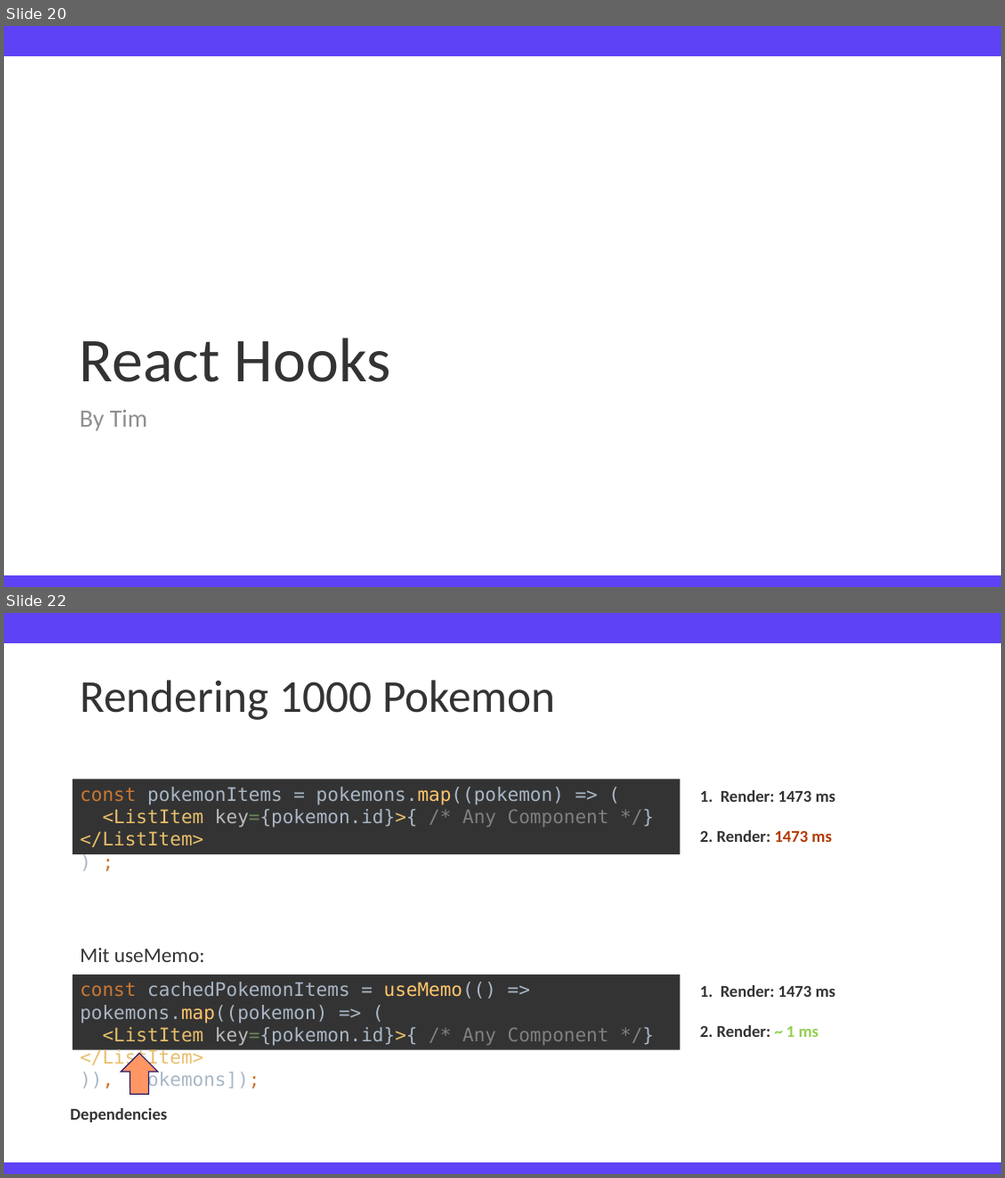
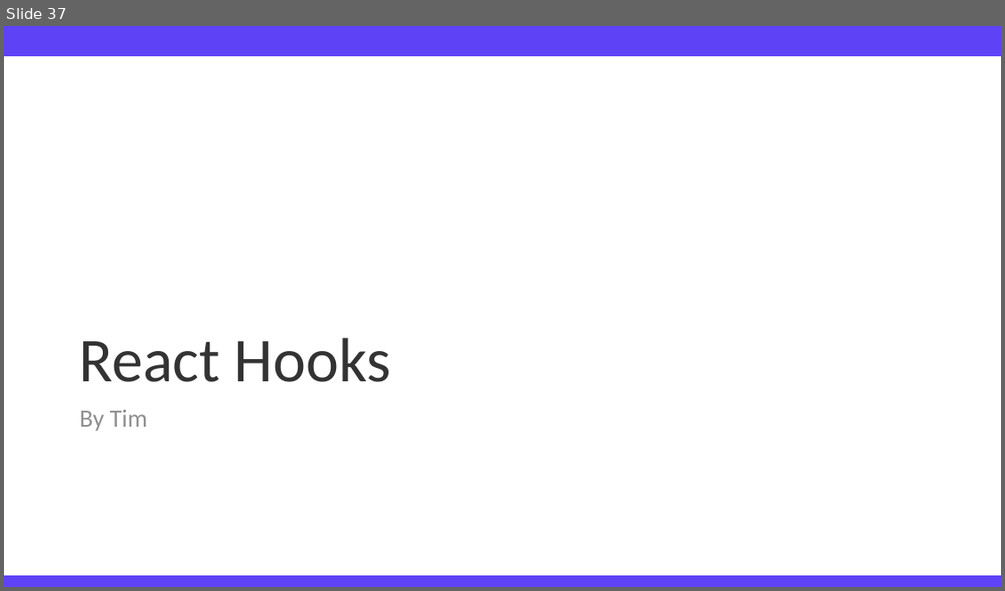
Before and after one commit to TimFehrmannAclue/techlabor_trainings_react_advanced, a slide deck: training_react_advanced.pptx. Shown one above the other, each under a label of ours: slides 20 and 22 before the commit, slide 37 after it; the slides between them are not shown. The pictures are 1005x1178 and 1005x591 pixels, drawn with LibreOffice and Linux fonts; fonts in the diff are those of the drawing; background and template pictures are left out. Boxes give left, top, right and bottom in pixels: in the first picture for what was removed or moved away, otherwise in the second. Text is boxed around its words. In the diff, an @@ line names an element or a change of style, - is before the commit and + after.

```diff
--- a/training_react_advanced.pptx
+++ b/training_react_advanced.pptx
@@ slide 22 removed at (4, 613, 1001, 1174), background #FFFFFF; not listed: 2 template elements that a slide beside it also shows @@
@@ title removed at (80, 680, 556, 720) @@
-Rendering 1000 Pokemon
@@ rectangle removed at (73, 779, 680, 854) @@
-const pokemonItems = pokemons.map((pokemon) => (
-<ListItem key={pokemon.id}>{ /* Any Component */}</ListItem>
-) ;
@@ text removed at (700, 790, 836, 802) @@
-1. Render: 1473 ms
@@ text removed at (700, 830, 832, 842) @@
-2. Render: 1473 ms
@@ text removed at (80, 948, 205, 962) @@
-Mit useMemo:
@@ rectangle removed at (73, 974, 680, 1050) @@
-const cachedPokemonItems = useMemo(() => pokemons.map((pokemon) => (
-<ListItem key={pokemon.id}>{ /* Any Component */}</ListItem>
-)), [pokemons]);
@@ text removed at (700, 985, 836, 997) @@
-1. Render: 1473 ms
@@ text removed at (700, 1025, 819, 1037) @@
-2. Render: ~ 1 ms
@@ right arrow removed at (121, 1053, 159, 1094) @@
@@ text removed at (70, 1108, 167, 1122) @@
-Dependencies
@@ what was slide 20 is now slide 37 @@
```
Also in this commit, not shown: 3 slides changed, 35 slides added, 3 other slides removed.
